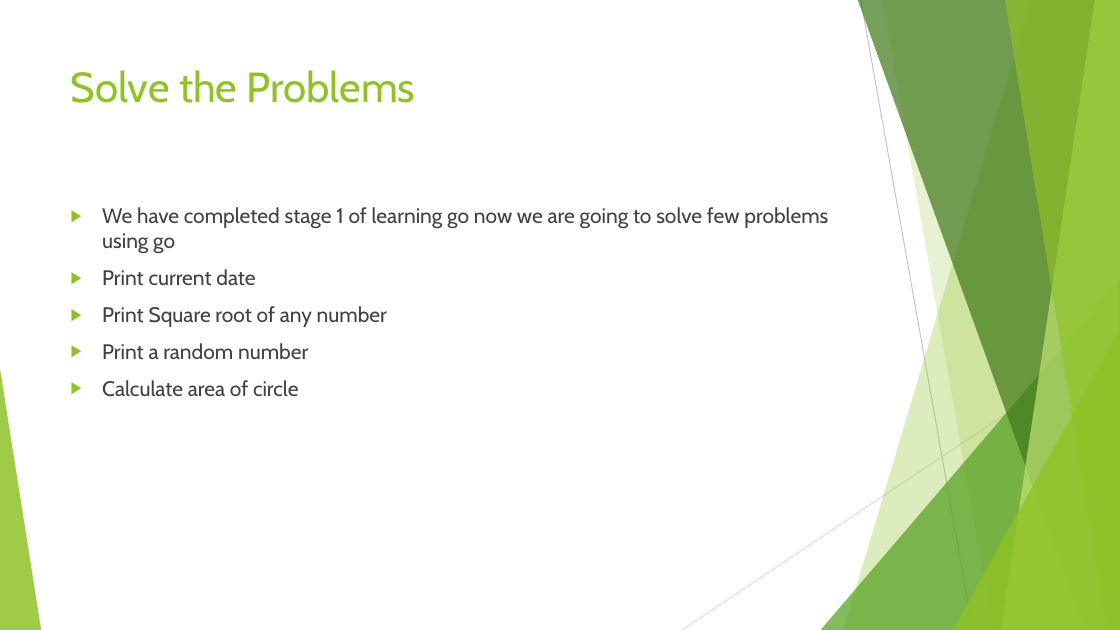
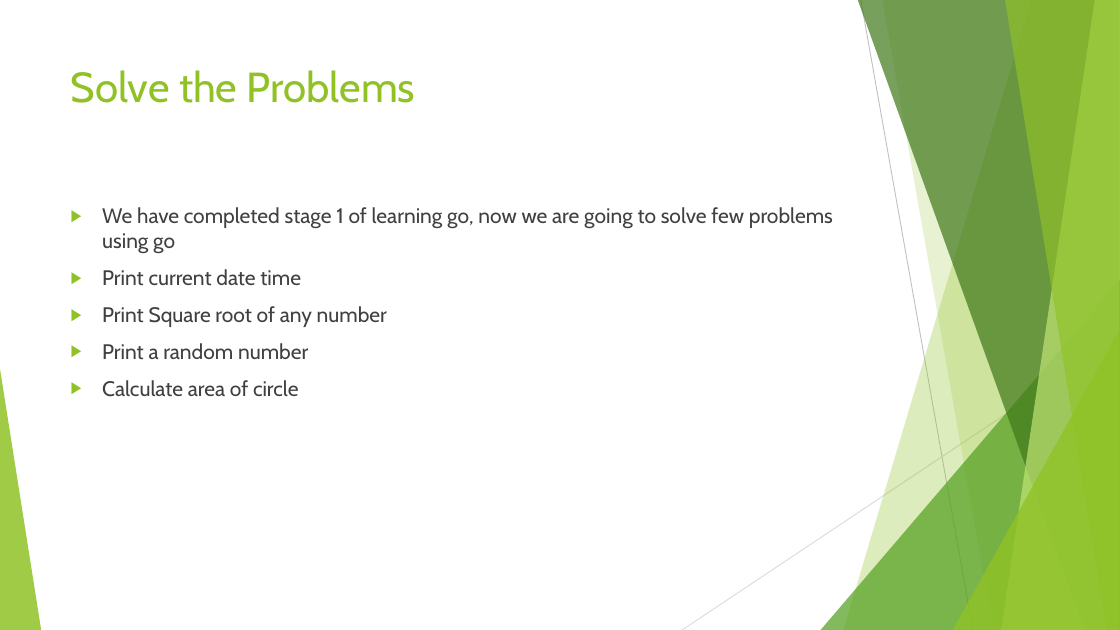
Before and after one commit to vivekdubeydeveloper/goquickstart, a slide deck: slide 10 of goquickstart.pptx. Drawn at 1120x630 pixels with LibreOffice and Linux fonts; fonts in the diff are those of the drawing. Boxes give left, top, right and bottom in pixels: in the first picture for what was removed or moved away, otherwise in the second. Text is boxed around its words. In the diff, an @@ line names an element or a change of style, - is before the commit and + after.

```diff
--- a/goquickstart.pptx
+++ b/goquickstart.pptx
@@ text at box(102, 207, 833, 285): text changed @@
-▶ We have completed stage 1 of learning go now we are going to solve few problems using go
-▶ Print current date
+▶ We have completed stage 1 of learning go, now we are going to solve few problems using go
+▶ Print current date time
```
Also in this commit, not shown: 7 other slides changed.
